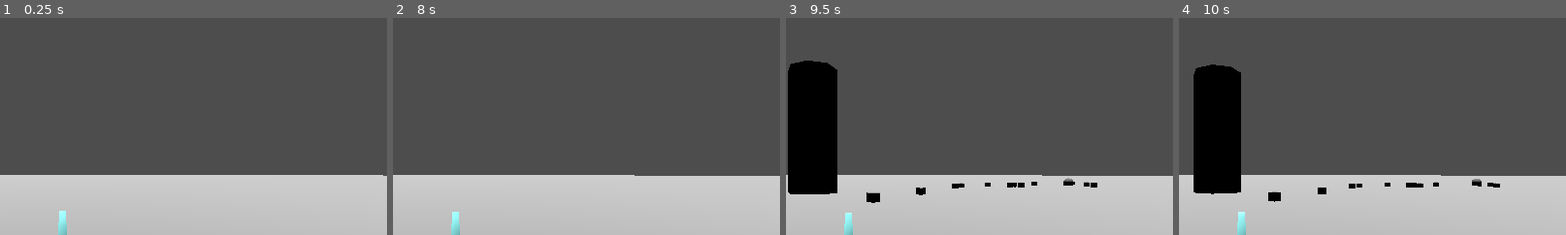
Above: before the commit, frames 1-4 (left to right).
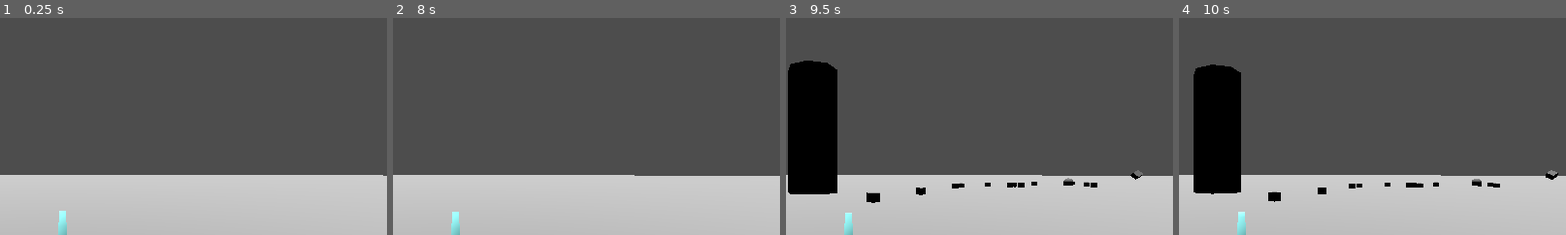
Above: after the commit, the same moments.

Repository: Zaher28/pirate-software-jam
Game: Godot game, scene res://scenes/level/level.tscn
The game is run twice, just before and just after one commit, with the same random seed, the same clock (stepped at 60 frames per second) and the same inputs.
Inputs:
- Up to frame 1 (0.25 s): no input
- Up to frame 2 (8 s): hold D (turn_right) 0.53-1.28 s; tap F (use_pickup, bound only after the commit) at 0.6, 1.55, 2.1, 2.85, 3.8, 4.35, 5.1, 6.05, 6.6, 7.35 s; hold S (move_back) 1.28-2.03 s; tap Z (switch_camera) at 1.35, 3.6, 5.85 s; hold D (turn_right) 2.03-2.78 s; hold W (move_forward) 2.78-3.53 s; hold A (turn_left) 3.53-5.03 s; hold S (move_back) 5.03-5.78 s; hold D (turn_right) 5.78-6.53 s; hold W (move_forward) 6.53-7.28 s; hold D (turn_right) from 7.28 s (still down)
- Up to frame 3 (9.5 s): release D (turn_right) at 8.03 s; hold S (move_back) 8.03-8.78 s; tap Z (switch_camera) at 8.1 s; tap F (use_pickup, bound only after the commit) at 8.3, 8.85 s; hold A (turn_left) from 8.78 s (still down)
- Up to frame 4 (10 s): release A (turn_left) at 9.53 s; hold W (move_forward) from 9.53 s (still down); tap F (use_pickup, bound only after the commit) at 9.6 s
The pictures show only the part of the screen within x 42-92%, y 14-64%; the shares and areas given below are measured in that part.

Frames 1-2 are identical in both runs. In frame 3, less than 0.1% of the frame differs, in the area x 88-93%, y 70-75%; in frame 4, 0.1%, in the area x 94-98%, y 70-75%.

Commit message:
basic logic for picking up a pickup

Diff:
--- a/project.godot
+++ b/project.godot
@@ -14,6 +14,10 @@
 run/main_scene="res://scenes/level/level.tscn"
 config/features=PackedStringArray("4.3", "Forward Plus")
 config/icon="res://icon.svg"
+
+[editor_plugins]
+
+enabled=PackedStringArray("res://addons/script-ide/plugin.cfg")
 
 [global_group]
 
@@ -52,3 +56,16 @@
 "events": [Object(InputEventKey,"resource_local_to_scene":false,"resource_name":"","device":-1,"window_id":0,"alt_press …(192 unchanged characters)…
 ]
 }
+use_pickup={
+"deadzone": 0.5,
+"events": [Object(InputEventKey,"resource_local_to_scene":false,"resource_name":"","device":-1,"window_id":0,"alt_pressed":false,"shift_pressed":false,"ctrl_pressed":false,"meta_pressed":false,"pressed":false,"keycode":0,"physical_keycode":70,"key_label":0,"unicode":102,"location":0,"echo":false,"script":null)
+]
+}
+
+[layer_names]
+
+3d_physics/layer_1="Everything"
+3d_physics/layer_2="World"
+3d_physics/layer_3="Player"
+3d_physics/layer_4="Enemies"
+3d_physics/layer_5="Interactables"
--- a/scenes/enemy/enemy.tscn
+++ b/scenes/enemy/enemy.tscn
@@ -9,6 +9,9 @@
 size = Vector3(0.5, 0.5, 0.5)
 
 [node name="Enemy" type="CharacterBody3D"]
+transform = Transform3D(1, 0, 0, 0, 1, 0, 0, 0, 1, 0, 0.25, 0)
+collision_layer = 9
+collision_mask = 6
 script = ExtResource("1_nxcm5")
 
 [node name="CSGBox3D" type="CSGBox3D" parent="."]
--- a/scenes/level/level.tscn
+++ b/scenes/level/level.tscn
@@ -29,6 +29,7 @@
 [node name="Stopwatch" parent="." instance=ExtResource("2_tb8yx")]
 
 [node name="Floor" type="StaticBody3D" parent="."]
+collision_layer = 3
 physics_material_override = SubResource("PhysicsMaterial_yd3db")
 
 [node name="CollisionShape3D" type="CollisionShape3D" parent="Floor"]
@@ -43,7 +44,7 @@
 transform = Transform3D(-4.32937e-08, 0, -0.990444, 0, 0.990444, 0, 0.990444, 0, -4.32937e-08, 6.06631, 0.90912, 0)
 
 [node name="DirectionalLight3D" type="DirectionalLight3D" parent="."]
-transform = Transform3D(1, 0, 0, 0, -4.37114e-08, 1, 0, -1, -4.37114e-08, 0, 5.73519, 0)
+transform = Transform3D(1, 0, 0, 0, -4.37114e-08, 1, 0, -1, -4.37114e-08, 0, 16.3021, 0)
 
 [node name="Tower" parent="." groups=["tower"] instance=ExtResource("3_uw762")]
 transform = Transform3D(1, 0, 0, 0, 1, 0, 0, 0, 1, 0.117884, 4.94552, 0.0680389)
@@ -63,8 +64,6 @@
 
 [node name="EnemySpawner" parent="." instance=ExtResource("6_wj5dm")]
 transform = Transform3D(1, 0, 0, 0, 1, 0, 0, 0, 1, 33.738, -0.0122219, 10.1895)
-spawn_range = Vector2(1, 5)
-interval_range = Vector2(1, 3)
 spawn_radius = 5.0
 
 [connection signal="death" from="Tower" to="Stopwatch" method="_on_tower_death"]
--- /dev/null
+++ b/scenes/pick_ups/pick_ups.gd
@@ -0,0 +1,19 @@
+extends Node3D
+
+signal get_pickup
+
+var rotation_speed = .05
+
+func _ready():
+	$Hitbox.body_entered.connect(give_pickup) #Connect signal to give_pickup
+
+# Called every frame. 'delta' is the elapsed time since the previous frame.
+func _process(delta):
+	#Give it rotating effect
+	rotate_y(rotation_speed + delta)
+
+#Called when player runs over pickup, which then calls get_pickup on the player's side
+func give_pickup(body: Node3D):
+	if body.name == "Player":
+		body.get_pickup()
+		queue_free()
--- /dev/null
+++ b/scenes/pick_ups/pick_ups.tscn
@@ -0,0 +1,32 @@
+[gd_scene load_steps=4 format=3 uid="uid://b4pxvttgpxdy5"]
+
+[ext_resource type="Script" path="res://scenes/pick_ups/pick_ups.gd" id="1_ndain"]
+
+[sub_resource type="StandardMaterial3D" id="StandardMaterial3D_kl6b5"]
+blend_mode = 1
+albedo_color = Color(0.027451, 0.211765, 0.792157, 1)
+albedo_texture_force_srgb = true
+albedo_texture_msdf = true
+
+[sub_resource type="BoxShape3D" id="BoxShape3D_hg7ji"]
+
+[node name="PickUps" type="Node3D"]
+transform = Transform3D(1, 0, 0, 0, 1, 0, 0, 0, 1, 0, 0.862102, 0)
+script = ExtResource("1_ndain")
+
+[node name="CSGCylinder3D" type="CSGCylinder3D" parent="."]
+transform = Transform3D(1, 0, 0, 0, 1, 0, 0, 0, 1, 0, 9.37909, 0)
+radius = 1.0
+height = 20.0
+material = SubResource("StandardMaterial3D_kl6b5")
+
+[node name="Hitbox" type="Area3D" parent="."]
+transform = Transform3D(0.853553, -0.146447, 0.5, 0.5, 0.5, -0.707107, -0.146447, 0.853553, 0.5, 0, 0.320944, 0)
+collision_layer = 17
+collision_mask = 4
+
+[node name="CollisionShape3D" type="CollisionShape3D" parent="Hitbox"]
+shape = SubResource("BoxShape3D_hg7ji")
+
+[node name="CSGBox3D" type="CSGBox3D" parent="Hitbox"]
+transform = Transform3D(1, 0, 0, 0, 1, 0, 0, 0, 1, 0, 0, 0)
--- a/scenes/player/player.gd
+++ b/scenes/player/player.gd
@@ -14,6 +14,8 @@
 @export var danger_speed = 7
 # The amount of damage done per m/s of speed.
 @export var damage_mult = 1
+
+var has_pickup = false
 
 func _physics_process(delta: float) -> void:
 
@@ -69,4 +71,22 @@
 	if not is_on_floor(): # If in the air, fall towards the floor
 		velocity.y = velocity.y - (fall_acceleration * delta)
 
+	# button to use pickup
+	if Input.is_action_just_pressed("use_pickup"):
+		if has_pickup:
+			use_pickup()
+
 	move_and_slide()
+
+#Logic for giving player a pickup (random weighted number?)
+func get_pickup():
+	if !has_pickup:
+		print("Got a pickup!")
+		has_pickup = true
+	else:
+		pass
+
+#Logic for using pickup
+func use_pickup():
+	print("Used a pickup!")
+	has_pickup = false
--- a/scenes/player/player.tscn
+++ b/scenes/player/player.tscn
@@ -10,6 +10,8 @@
 
 [node name="Player" type="CharacterBody3D" groups=["player"]]
 transform = Transform3D(0.990444, 0, 0, 0, 0.990444, 0, 0, 0, 0.990444, 0, 0, 0)
+collision_layer = 5
+collision_mask = 26
 script = ExtResource("1_wwcmp")
 
 [node name="CollisionShape3D" type="CollisionShape3D" parent="."]
--- a/scenes/stopwatch/stopwatch.gd
+++ b/scenes/stopwatch/stopwatch.gd
@@ -1,12 +1,25 @@
 extends Node
 
+@export var pickup: PackedScene
 var time_alive: float = 0.0
 var we_lost = false
+var time_to_spawn_pickup = 5
+#check for pickup spawn
+var pickup_check = 0
+
+var rng = RandomNumberGenerator.new()
+
+func _ready():
+	rng.randomize()
 
 func _process(delta):
 	#If we are still alive, increase stopwatch
 	if !we_lost:
 		time_alive += delta
+	#Spawn a pickup every time_to_spawn_pickup seconds
+	if int(time_alive) / time_to_spawn_pickup > pickup_check:
+		pickup_check+=1
+		spawn_pickup()
 
 func time_to_string(time: float) -> String:
 	#Split the time into its components (seconds, miliseconds)
@@ -26,3 +39,11 @@
 	else:
 		print("Current Run: %.3f seconds" % [time_alive])
 		print("Previous Highscore: %.3f seconds" % [get_parent().load_highscore()])
+
+func spawn_pickup():
+	var power = pickup.instantiate()
+
+	var random_spawn = Vector2(randf_range(5.0, 50.0), randf_range(5.0, 50.0))
+
+	get_tree().current_scene.add_child(power)
+	power.global_position = Vector3(random_spawn.x, .5, random_spawn.y)
--- a/scenes/stopwatch/stopwatch.tscn
+++ b/scenes/stopwatch/stopwatch.tscn
@@ -1,6 +1,8 @@
-[gd_scene load_steps=2 format=3 uid="uid://kbhy7uhmpad1"]
+[gd_scene load_steps=3 format=3 uid="uid://kbhy7uhmpad1"]
 
 [ext_resource type="Script" path="res://scenes/stopwatch/stopwatch.gd" id="1_atdmd"]
+[ext_resource type="PackedScene" uid="uid://b4pxvttgpxdy5" path="res://scenes/pick_ups/pick_ups.tscn" id="2_y3j8l"]
 
 [node name="Stopwatch" type="Node" groups=["stopwatch"]]
 script = ExtResource("1_atdmd")
+pickup = ExtResource("2_y3j8l")
--- a/scenes/tower/tower.tscn
+++ b/scenes/tower/tower.tscn
@@ -9,6 +9,7 @@
 
 [node name="Tower" type="StaticBody3D"]
 transform = Transform3D(1, 0, 0, 0, 1, 0, 0, 0, 1, 0, 5, 0)
+collision_layer = 3
 
 [node name="CSGCylinder3D" type="CSGCylinder3D" parent="."]
 radius = 2.0
